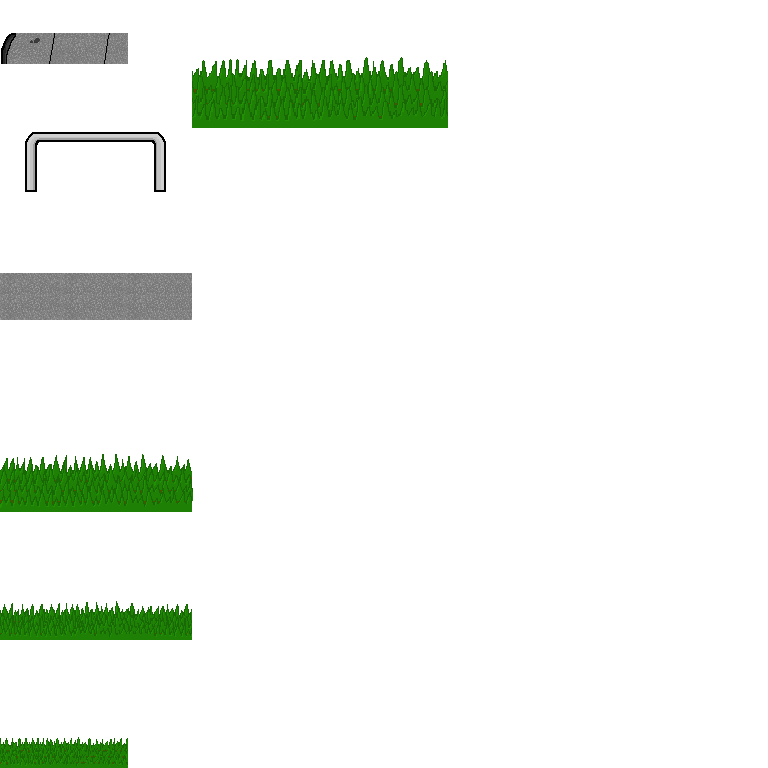
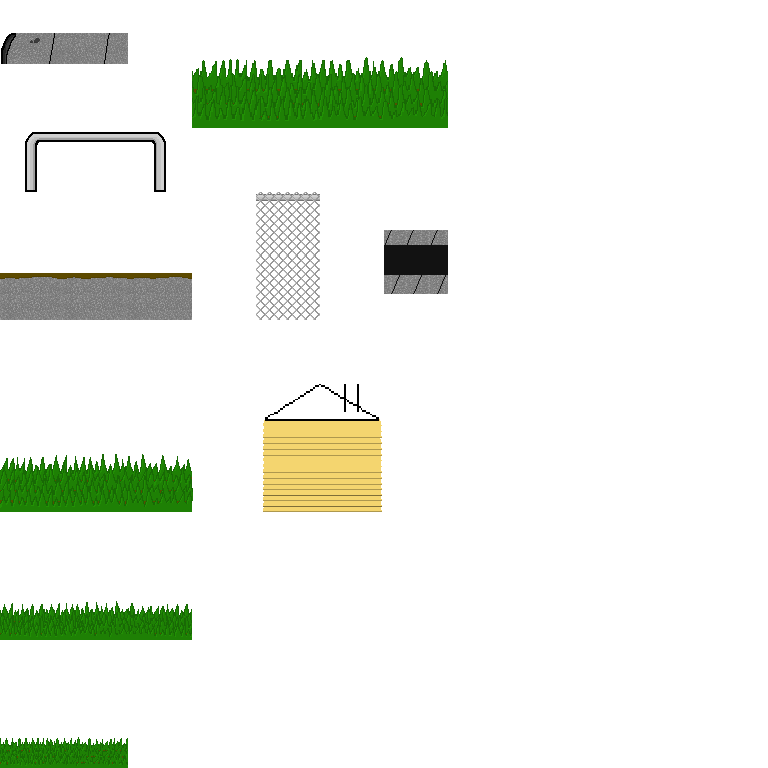
Layer changes from the first (768, 768) image to the second:
painted on "details" over [0,230,446,294]
painted on "Tiles" over [256,192,448,512]
painted on "grass2" over [256,194,320,201]
